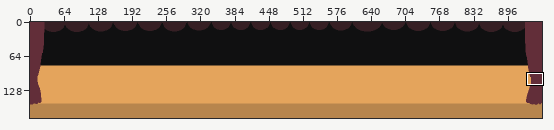
Two states of a pixel-art file, Assets/Sprites/Background/Stage.aseprite. The picture above shows the old version from afar; the outline marks the close-up.
Close-up. Earlier state:
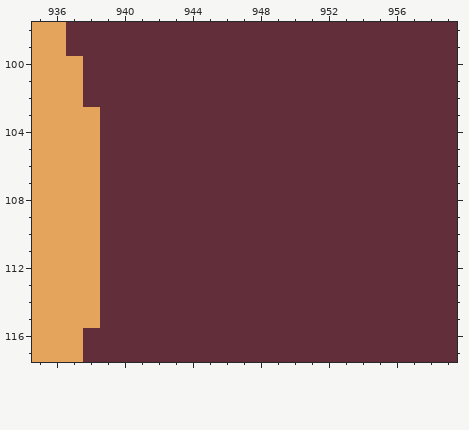
960x180 pixels, 1 frame. Shown: x 935..959, y 98..117. The commit also changed other parts of the picture, which this record leaves out.
Now the later version:
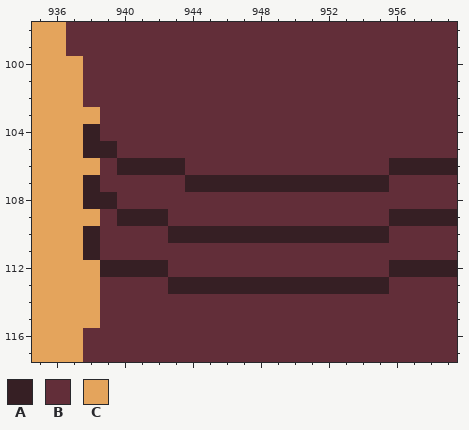
Palette (. is transparent): A #361f24  B #622e39  C #e4a45c
Change:
layer "Curtains Front" added
layer "Curtain" removed
Changed rows in their new state; - is an unchanged pixel.
Layer "Curtains Front":
first column x 938:
104 A---------------------
105 AA--------------------
106 --AAAA------------AAAA
107 A-----AAAAAAAAAAAA----
108 AA--------------------
109 --AAA-------------AAAA
110 A----AAAAAAAAAAAAA----
111 A---------------------
112 -AAAA-------------AAAA
113 -----AAAAAAAAAAAAA----
Changed places in both close-ups, as pixel boxes (x1, y1, x2, y2):
changed: (83, 124, 457, 294)
